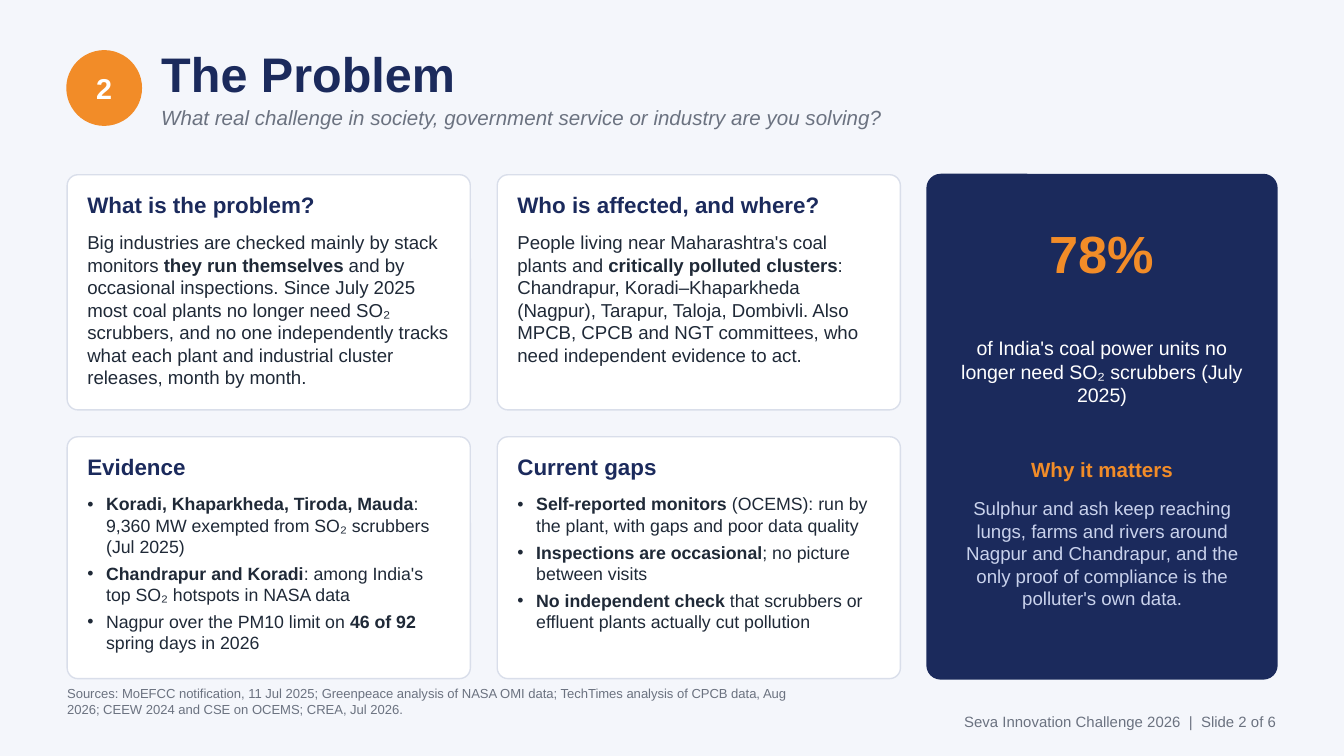
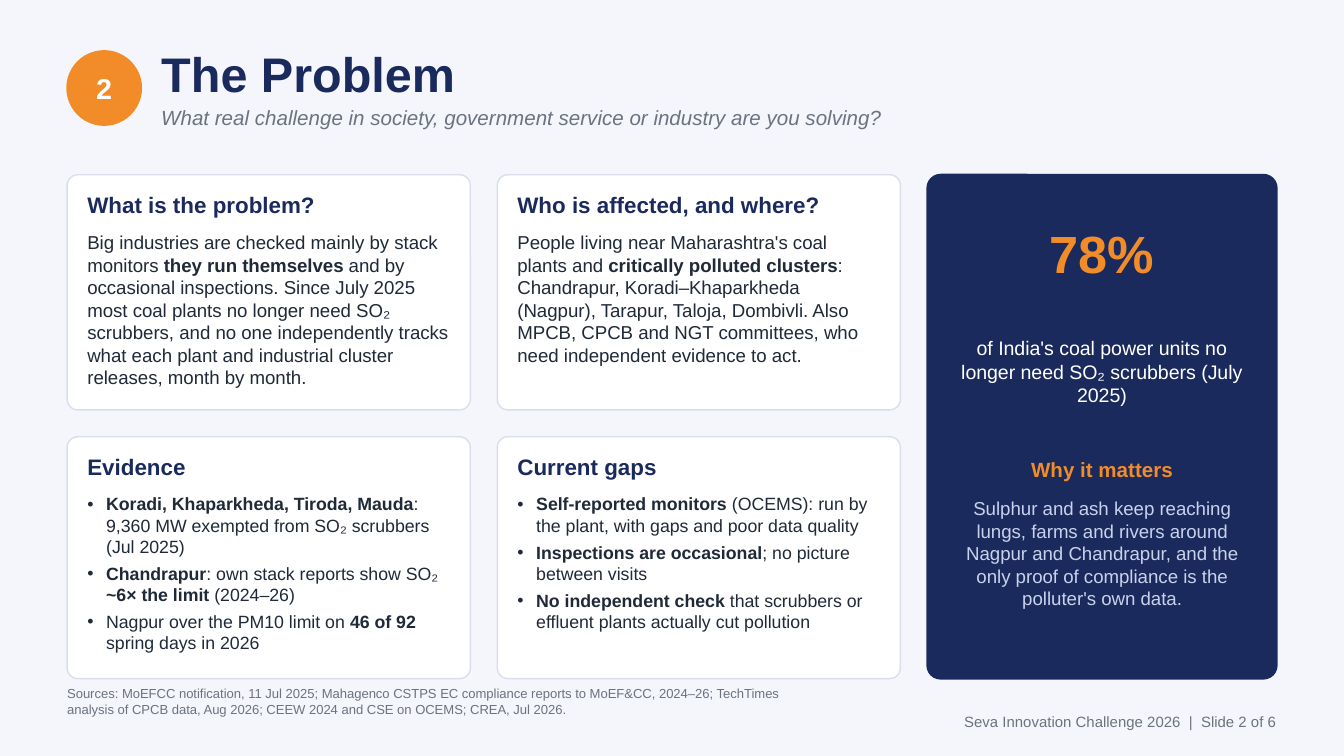
Before and after one commit to sujalappa/udyog-drishti, a slide deck: slide 2 of presentation/Udyog-drishti_AI_Seva_2026.pptx. Drawn at 1344x756 pixels with LibreOffice and Linux fonts; fonts in the diff are those of the drawing. Boxes give left, top, right and bottom in pixels: in the first picture for what was removed or moved away, otherwise in the second. Text is boxed around its words. In the diff, an @@ line names an element or a change of style, - is before the commit and + after.

```diff
--- a/presentation/Udyog-drishti_AI_Seva_2026.pptx
+++ b/presentation/Udyog-drishti_AI_Seva_2026.pptx
@@ text at bbox=[106, 567, 438, 605]: text changed @@
-• Chandrapur and Koradi: among India's top SO₂ hotspots in NASA data
+• Chandrapur: own stack reports show SO₂ ~6× the limit (2024–26)
@@ text at bbox=[67, 688, 779, 717]: text changed @@
-Sources: MoEFCC notification, 11 Jul 2025; Greenpeace analysis of NASA OMI data; TechTimes analysis of CPCB data, Aug 2026; CEEW 2024 and CSE on OCEMS; CREA, Jul 2026.
+Sources: MoEFCC notification, 11 Jul 2025; Mahagenco CSTPS EC compliance reports to MoEF&CC, 2024–26; TechTimes analysis of CPCB data, Aug 2026; CEEW 2024 and CSE on OCEMS; CREA, Jul 2026.
```
Also in this commit, not shown: 3 other slides changed, 22 other files.
